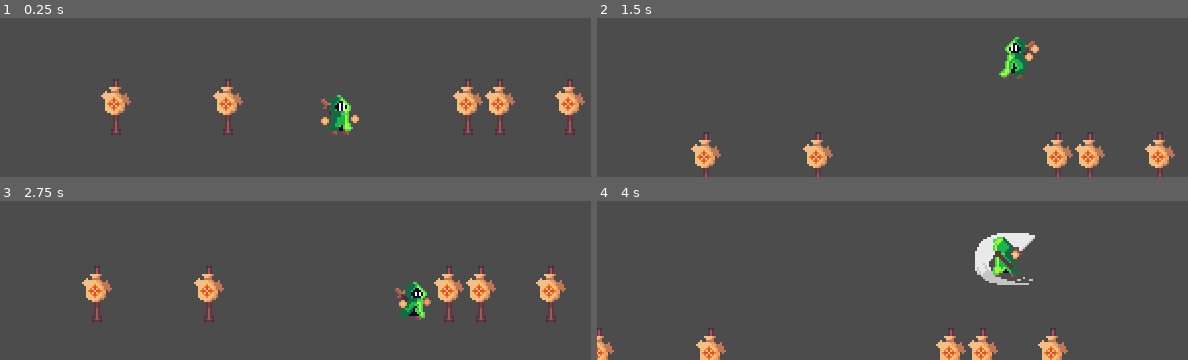
Above: before the commit, frames 1-4 (two rows, left to right).
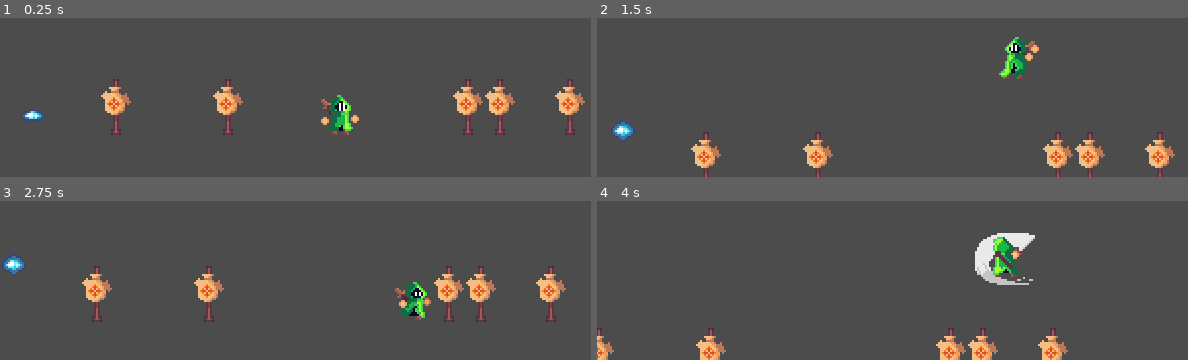
Above: after the commit, the same moments.

Repository: KrzysztofStaron/actionPlatformer
Game: Godot game, scene res://scenes/game.tscn
Same seed, same stepped clock (60 frames per second), same inputs: the game is played once before the commit and once after it.
Inputs (mouse positions are in pixels of both pictures, inside the frame that each line leads up to):
- Up to frame 1 (0.25 s): no input
- Up to frame 2 (1.5 s): move the mouse to (outside the picture) at 0.52 s; hold D (move_right) 0.53-1.28 s; hold Space (jump) 0.53-1.28 s; move the mouse to (outside the picture) at 1.27 s; hold A (move_left) from 1.28 s (still down); click (outside the picture) at 1.35 s
- Up to frame 3 (2.75 s): tap Space (jump) at 1.52, 1.55, 1.82, 2.3 s; move the mouse to (outside the picture) at 2.02 s; release A (move_left) at 2.03 s; hold D (move_right) from 2.03 s (still down); hold Ctrl (walk) from 2.03 s (still down)
- Up to frame 4 (4 s): move the mouse to (904, 245) at 2.77 s; release Ctrl (walk) at 2.78 s; tap Space (jump) at 2.85, 3.02, 3.32, 3.77, 3.8 s; move the mouse to (1140, 224) at 3.52 s; release D (move_right) at 3.53 s; press the mouse at (1140, 224) at 3.53 s; hold A (move_left) from 3.53 s (still down)

The runs differ from the first frame. In frame 1, 0.2% of the frame differs, in the area x 3-8%, y 57-65%; in frame 2, 0.4%, in the area x 2-7%, y 64-78%; in frame 3, 0.4%; in frame 4, nothing differs.

Commit message:
slime init

Diff:
--- a/enemies/base/enemyBase.gd
+++ b/enemies/base/enemyBase.gd
@@ -3,7 +3,8 @@
 
 var health : int
 export var maxHealth : int
-export var knockbackReductin : int
+export var knockbackReduction : int
+export var atackDamage : int
 
 func _ready() -> void:
 	health = maxHealth
@@ -12,8 +13,13 @@
 	if health <= 0:
 		$AnimationPlayer.play("death")
 
-func takeDamage(dmg: int):
+func takeDamage(dmg: int) -> void:
 	if $AnimationPlayer.get_current_animation() != "death":
 		$AnimationPlayer.play("hit")
-		print(name, "Dmg: ", dmg)
 		health -= dmg
+
+func atack() -> void:
+	var objects = $atackbox.get_overlapping_areas()
+	for object in objects:
+		if object.is_in_group("player"):
+			object.takeDamage(atackDamage)
--- /dev/null
+++ b/enemies/slime/slime.gd
@@ -0,0 +1,4 @@
+extends Enemy
+
+func _ready() -> void:
+	atack()
--- /dev/null
+++ b/enemies/slime/slime.tscn
@@ -0,0 +1,261 @@
+[gd_scene load_steps=11 format=2]
+
+[ext_resource path="res://enemies/base/enemyBase.tscn" type="PackedScene" id=1]
+[ext_resource path="res://enemies/slime/slime.gd" type="Script" id=2]
+[ext_resource path="res://enemies/slime/simeJump.png" type="Texture" id=3]
+
+[sub_resource type="CapsuleShape2D" id=9]
+radius = 6.0
+height = 0.0
+
+[sub_resource type="CapsuleShape2D" id=8]
+radius = 7.0
+height = 0.0
+
+[sub_resource type="Animation" id=1]
+length = 0.001
+tracks/0/type = "value"
+tracks/0/path = NodePath("Sprite:frame")
+tracks/0/interp = 1
+tracks/0/loop_wrap = true
+tracks/0/imported = false
+tracks/0/enabled = true
+tracks/0/keys = {
+"times": PoolRealArray( 0 ),
+"transitions": PoolRealArray( 1 ),
+"update": 0,
+"values": [ 1 ]
+}
+tracks/1/type = "value"
+tracks/1/path = NodePath("collision:shape")
+tracks/1/interp = 1
+tracks/1/loop_wrap = true
+tracks/1/imported = false
+tracks/1/enabled = true
+tracks/1/keys = {
+"times": PoolRealArray( 0 ),
+"transitions": PoolRealArray( 1 ),
+"update": 0,
+"values": [ SubResource( 9 ) ]
+}
+tracks/2/type = "value"
+tracks/2/path = NodePath("collision:shape:height")
+tracks/2/interp = 1
+tracks/2/loop_wrap = true
+tracks/2/imported = false
+tracks/2/enabled = true
+tracks/2/keys = {
+"times": PoolRealArray( 0 ),
+"transitions": PoolRealArray( 1 ),
+"update": 0,
+"values": [ 0.0 ]
+}
+tracks/3/type = "value"
+tracks/3/path = NodePath("collision:shape:radius")
+tracks/3/interp = 1
+tracks/3/loop_wrap = true
+tracks/3/imported = false
+tracks/3/enabled = true
+tracks/3/keys = {
+"times": PoolRealArray( 0 ),
+"transitions": PoolRealArray( 1 ),
+"update": 0,
+"values": [ 6.0 ]
+}
+tracks/4/type = "value"
+tracks/4/path = NodePath("collision:position")
+tracks/4/interp = 1
+tracks/4/loop_wrap = true
+tracks/4/imported = false
+tracks/4/enabled = true
+tracks/4/keys = {
+"times": PoolRealArray( 0 ),
+"transitions": PoolRealArray( 1 ),
+"update": 0,
+"values": [ Vector2( 0, 6 ) ]
+}
+
+[sub_resource type="Animation" id=2]
+resource_name = "atack"
+tracks/0/type = "method"
+tracks/0/path = NodePath(".")
+tracks/0/interp = 1
+tracks/0/loop_wrap = true
+tracks/0/imported = false
+tracks/0/enabled = true
+tracks/0/keys = {
+"times": PoolRealArray(  ),
+"transitions": PoolRealArray(  ),
+"values": [  ]
+}
+
+[sub_resource type="Animation" id=3]
+resource_name = "death"
+
+[sub_resource type="Animation" id=4]
+resource_name = "jump"
+tracks/0/type = "value"
+tracks/0/path = NodePath("Sprite:texture")
+tracks/0/interp = 1
+tracks/0/loop_wrap = true
+tracks/0/imported = false
+tracks/0/enabled = true
+tracks/0/keys = {
+"times": PoolRealArray( 0 ),
+"transitions": PoolRealArray( 1 ),
+"update": 1,
+"values": [ ExtResource( 3 ) ]
+}
+tracks/1/type = "value"
+tracks/1/path = NodePath("Sprite:vframes")
+tracks/1/interp = 1
+tracks/1/loop_wrap = true
+tracks/1/imported = false
+tracks/1/enabled = true
+tracks/1/keys = {
+"times": PoolRealArray( 0 ),
+"transitions": PoolRealArray( 1 ),
+"update": 1,
+"values": [ 4 ]
+}
+tracks/2/type = "value"
+tracks/2/path = NodePath("Sprite:hframes")
+tracks/2/interp = 1
+tracks/2/loop_wrap = true
+tracks/2/imported = false
+tracks/2/enabled = true
+tracks/2/keys = {
+"times": PoolRealArray( 0 ),
+"transitions": PoolRealArray( 1 ),
+"update": 1,
+"values": [ 4 ]
+}
+tracks/3/type = "value"
+tracks/3/path = NodePath("Sprite:frame")
+tracks/3/interp = 1
+tracks/3/loop_wrap = true
+tracks/3/imported = false
+tracks/3/enabled = true
+tracks/3/keys = {
+"times": PoolRealArray( 0, 0.1, 0.2, 0.3, 0.4, 0.5, 0.6, 0.7, 0.8, 0.9 ),
+"transitions": PoolRealArray( 1, 1, 1, 1, 1, 1, 1, 1, 1, 1 ),
+"update": 1,
+"values": [ 0, 1, 2, 3, 4, 5, 6, 7, 8, 9 ]
+}
+tracks/4/type = "value"
+tracks/4/path = NodePath("collision:shape:radius")
+tracks/4/interp = 1
+tracks/4/loop_wrap = true
+tracks/4/imported = false
+tracks/4/enabled = true
+tracks/4/keys = {
+"times": PoolRealArray( 0, 0.5 ),
+"transitions": PoolRealArray( 1, 1 ),
+"update": 0,
+"values": [ 6.0, 5.0 ]
+}
+tracks/5/type = "value"
+tracks/5/path = NodePath("collision:shape:height")
+tracks/5/interp = 1
+tracks/5/loop_wrap = true
+tracks/5/imported = false
+tracks/5/enabled = true
+tracks/5/keys = {
+"times": PoolRealArray( 0, 0.4, 0.5, 0.7, 0.8 ),
+"transitions": PoolRealArray( 1, 1, 1, 1, 1 ),
+"update": 0,
+"values": [ 0.0, 2.0, 6.0, 4.0, 2.0 ]
+}
+tracks/6/type = "value"
+tracks/6/path = NodePath("collision:position")
+tracks/6/interp = 1
+tracks/6/loop_wrap = true
+tracks/6/imported = false
+tracks/6/enabled = true
+tracks/6/keys = {
+"times": PoolRealArray( 0, 0.4, 0.5, 0.6, 0.7, 0.8, 0.9 ),
+"transitions": PoolRealArray( 1, 1, 1, 1, 1, 1, 1 ),
+"update": 0,
+"values": [ Vector2( 0, 7 ), Vector2( 0, 6 ), Vector2( 0, 2 ), Vector2( 0, -2 ), Vector2( 0, -5 ), Vector2( 0, -7 ), Vector2( 0, -9 ) ]
+}
+
+[sub_resource type="Animation" id=6]
+resource_name = "landing"
+length = 0.6
+tracks/0/type = "value"
+tracks/0/path = NodePath("Sprite:texture")
+tracks/0/interp = 1
+tracks/0/loop_wrap = true
+tracks/0/imported = false
+tracks/0/enabled = true
+tracks/0/keys = {
+"times": PoolRealArray( 0 ),
+"transitions": PoolRealArray( 1 ),
+"update": 1,
+"values": [ ExtResource( 3 ) ]
+}
+tracks/1/type = "value"
+tracks/1/path = NodePath("Sprite:hframes")
+tracks/1/interp = 1
+tracks/1/loop_wrap = true
+tracks/1/imported = false
+tracks/1/enabled = true
+tracks/1/keys = {
+"times": PoolRealArray( 0 ),
+"transitions": PoolRealArray( 1 ),
+"update": 1,
+"values": [ 4 ]
+}
+tracks/2/type = "value"
+tracks/2/path = NodePath("Sprite:vframes")
+tracks/2/interp = 1
+tracks/2/loop_wrap = true
+tracks/2/imported = false
+tracks/2/enabled = true
+tracks/2/keys = {
+"times": PoolRealArray( 0 ),
+"transitions": PoolRealArray( 1 ),
+"update": 1,
+"values": [ 4 ]
+}
+tracks/3/type = "value"
+tracks/3/path = NodePath("Sprite:frame")
+tracks/3/interp = 1
+tracks/3/loop_wrap = true
+tracks/3/imported = false
+tracks/3/enabled = true
+tracks/3/keys = {
+"times": PoolRealArray( 0, 0.1, 0.2, 0.3, 0.4, 0.5 ),
+"transitions": PoolRealArray( 1, 1, 1, 1, 1, 1 ),
+"update": 1,
+"values": [ 9, 10, 11, 12, 13, 14 ]
+}
+
+[node name="slime" instance=ExtResource( 1 )]
+script = ExtResource( 2 )
+maxHealth = 100
+atackDamage = 20
+
+[node name="collision" parent="." index="0"]
+position = Vector2( 0, 6 )
+shape = SubResource( 9 )
+
+[node name="CollisionShape2D" type="CollisionShape2D" parent="atackbox" index="0"]
+
+[node name="hitbox" parent="hitbox" index="0"]
+position = Vector2( 0, 6 )
+shape = SubResource( 8 )
+
+[node name="Sprite" parent="." index="4"]
+texture = ExtResource( 3 )
+hframes = 4
+vframes = 4
+frame = 1
+
+[node name="AnimationPlayer" parent="." index="5"]
+autoplay = "jump"
+anims/RESET = SubResource( 1 )
+anims/atack = SubResource( 2 )
+anims/death = SubResource( 3 )
+anims/jump = SubResource( 4 )
+anims/landing = SubResource( 6 )
--- a/player/player.gd
+++ b/player/player.gd
@@ -1,4 +1,6 @@
 extends KinematicBody2D
+
+class_name Player
 
 signal atacked
 
@@ -16,6 +18,9 @@
 export var summonDust := false
 
 export var atackDamage := 34
+
+export var maxHealth : int
+var health : int
 
 onready var animation := $playerAnimations
 var grounded := true
@@ -35,7 +40,7 @@
 			get_node("..").add_child(newDust)
 			newDust.set_global_position(get_global_position() + Vector2(0, 9))
 
-	update_gronded()
+	updateGronded()
 
 	if atackBlock or jumpBlock or landBlock:
 		pass
@@ -45,7 +50,6 @@
 	# land
 	elif animation.get_current_animation() == "falling" and grounded:
 		landBlock = true
-		print("land")
 		animation.play("land")
 	# idle
 	elif dir == 0:
@@ -100,7 +104,7 @@
 		if object.get_node("..") is Enemy:
 			object.get_node("..").takeDamage(atackDamage)
 
-func update_gronded() -> void:
+func updateGronded() -> void:
 	var bodies = $groundSensor.get_overlapping_bodies()
 	for body in bodies:
 		if body.is_in_group("ground"):
@@ -108,3 +112,7 @@
 			return
 
 	grounded = false
+
+func takeDamage(damage : int):
+	health -= damage
+	print(damage)
--- a/player/player.tscn
+++ b/player/player.tscn
@@ -582,7 +582,7 @@
 "values": [ 0.6 ]
 }
 
-[node name="player" type="KinematicBody2D"]
+[node name="player" type="KinematicBody2D" groups=["player"]]
 script = ExtResource( 2 )
 step = 250
 speedMultiplayer = 0.231818
--- a/project.godot
+++ b/project.godot
@@ -13,9 +13,15 @@
 "class": "Enemy",
 "language": "GDScript",
 "path": "res://enemies/base/enemyBase.gd"
+}, {
+"base": "KinematicBody2D",
+"class": "Player",
+"language": "GDScript",
+"path": "res://player/player.gd"
 } ]
 _global_script_class_icons={
-"Enemy": ""
+"Enemy": "",
+"Player": ""
 }
 
 [application]
--- a/scenes/game.tscn
+++ b/scenes/game.tscn
@@ -1,13 +1,20 @@
-[gd_scene load_steps=7 format=2]
+[gd_scene load_steps=10 format=2]
 
 [ext_resource path="res://default_env.tres" type="Environment" id=1]
 [ext_resource path="res://enemies/dummy/dummy.tscn" type="PackedScene" id=2]
 [ext_resource path="res://player/player.tscn" type="PackedScene" id=3]
 [ext_resource path="res://player/camera/camera.tscn" type="PackedScene" id=4]
 [ext_resource path="res://player/camera/shake/shake.tscn" type="PackedScene" id=5]
+[ext_resource path="res://enemies/slime/slime.tscn" type="PackedScene" id=6]
 
 [sub_resource type="RectangleShape2D" id=1]
 extents = Vector2( 238.5, 10 )
+
+[sub_resource type="RectangleShape2D" id=2]
+extents = Vector2( 5.5, 109.5 )
+
+[sub_resource type="RectangleShape2D" id=3]
+extents = Vector2( 5, 107 )
 
 [node name="game" type="Node2D"]
 
@@ -32,22 +39,38 @@
 position = Vector2( 227, 262 )
 shape = SubResource( 1 )
 
+[node name="StaticBody2D2" type="StaticBody2D" parent="StaticBody2D"]
+position = Vector2( 80, 65 )
+
+[node name="CollisionShape2D" type="CollisionShape2D" parent="StaticBody2D/StaticBody2D2"]
+position = Vector2( -85.5, 100 )
+shape = SubResource( 2 )
+
+[node name="CollisionShape2D2" type="CollisionShape2D" parent="StaticBody2D/StaticBody2D2"]
+position = Vector2( 383, 97 )
+shape = SubResource( 3 )
+
+[node name="enemies" type="Node2D" parent="."]
+
+[node name="dummy" parent="enemies" instance=ExtResource( 2 )]
+position = Vector2( 259, 173 )
+
+[node name="dummy2" parent="enemies" instance=ExtResource( 2 )]
+position = Vector2( 224, 173 )
+
+[node name="dummy3" parent="enemies" instance=ExtResource( 2 )]
+position = Vector2( 208, 173 )
+
+[node name="dummy4" parent="enemies" instance=ExtResource( 2 )]
+position = Vector2( 88, 173 )
+
+[node name="dummy5" parent="enemies" instance=ExtResource( 2 )]
+position = Vector2( 32, 173 )
+
 [node name="WorldEnvironment" type="WorldEnvironment" parent="."]
 environment = ExtResource( 1 )
 
-[node name="dummy" parent="." instance=ExtResource( 2 )]
-position = Vector2( 259, 173 )
-
-[node name="dummy2" parent="." instance=ExtResource( 2 )]
-position = Vector2( 224, 173 )
-
-[node name="dummy3" parent="." instance=ExtResource( 2 )]
-position = Vector2( 208, 173 )
-
-[node name="dummy4" parent="." instance=ExtResource( 2 )]
-position = Vector2( 88, 173 )
-
-[node name="dummy5" parent="." instance=ExtResource( 2 )]
-position = Vector2( 32, 173 )
+[node name="slime" parent="." instance=ExtResource( 6 )]
+position = Vector2( -9, 167 )
 
 [connection signal="atacked" from="player" to="player/camera/shake" method="start"]
Binary file added: enemies/slime/simeAtack.png
Not shown, added: enemies/slime/simeAtack.png.import
Binary file added: enemies/slime/simeDead.png
Not shown, added: enemies/slime/simeDead.png.import
Binary file added: enemies/slime/simeJump.png
Not shown, added: enemies/slime/simeJump.png.import
